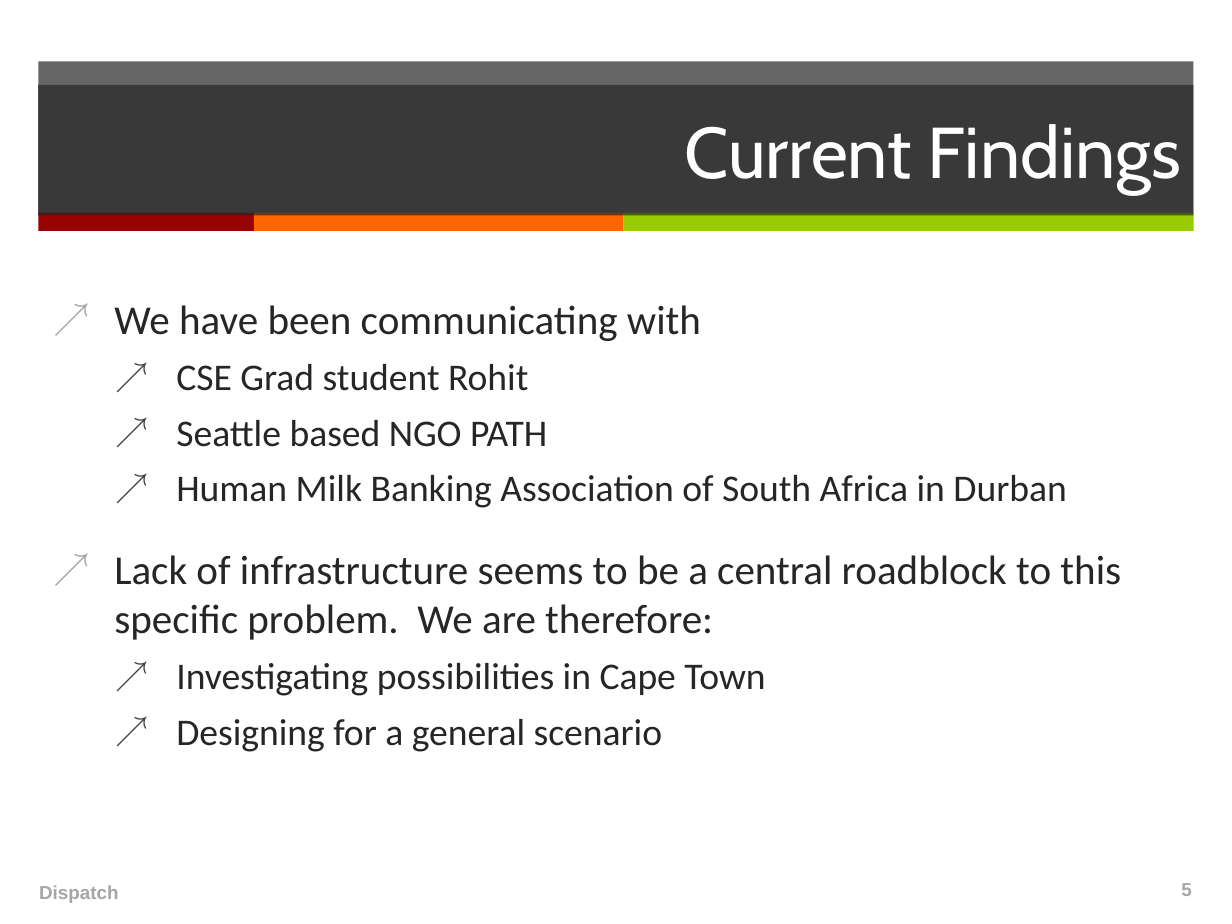
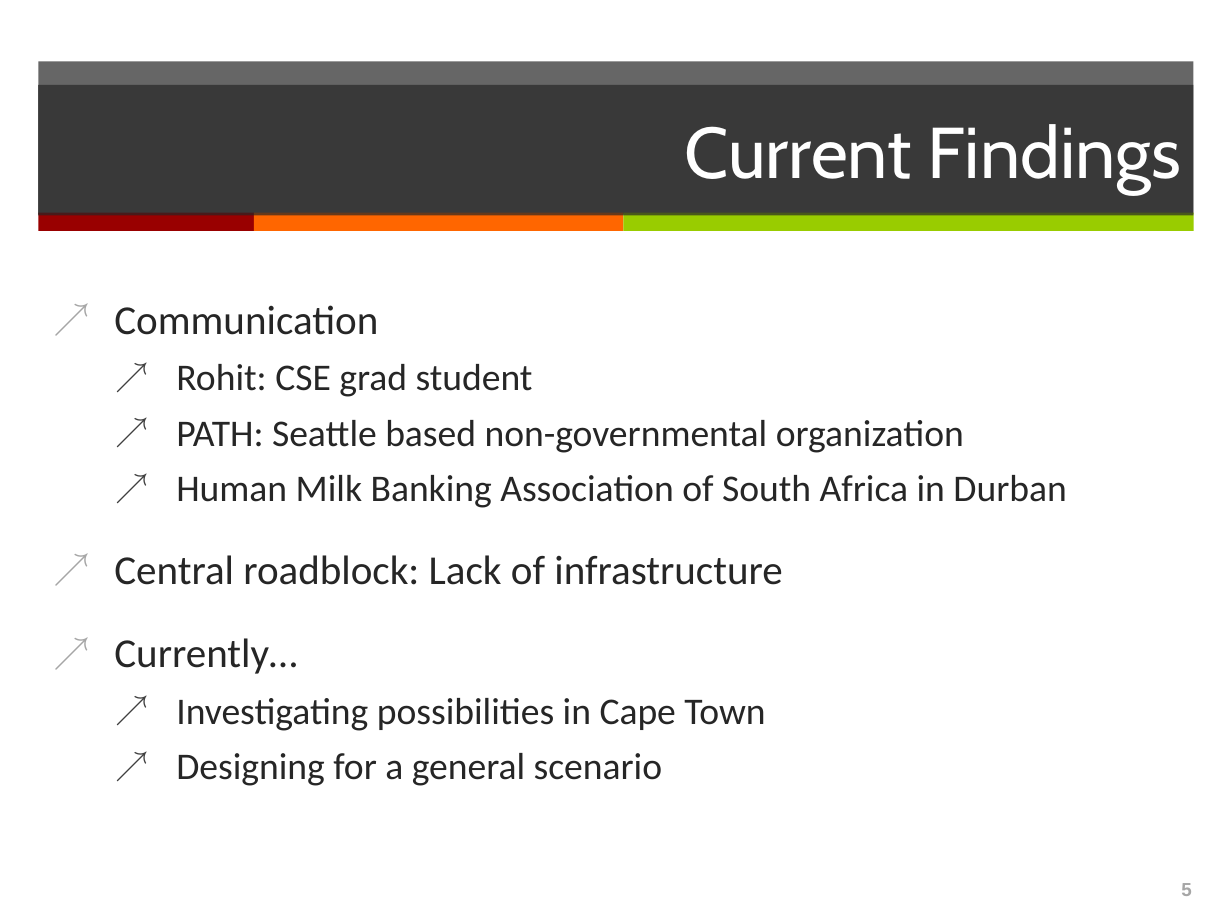
Before and after one commit to japacible/milk-banking-dispatch, a slide deck: slide 5 of presentations/presentation-draft-due-3-6.ppt. Drawn at 1232x924 pixels with LibreOffice and Linux fonts; fonts in the diff are those of the drawing. Boxes give left, top, right and bottom in pixels: in the first picture for what was removed or moved away, otherwise in the second. Text is boxed around its words. In the diff, an @@ line names an element or a change of style, - is before the commit and + after.

```diff
--- a/presentations/presentation-draft-due-3-6.ppt
+++ b/presentations/presentation-draft-due-3-6.ppt
@@ text at <box>114,305,964,453</box>: text changed @@
-↗ We have been communicating with
-  ↗ CSE Grad student Rohit
-  ↗ Seattle based NGO PATH
+↗ Communication
+  ↗ Rohit: CSE grad student
+  ↗ PATH: Seattle based non-governmental organization
@@ text at <box>114,555,782,674</box>: text changed @@
-↗ Lack of infrastructure seems to be a central roadblock to this specific problem. We are therefore:
+↗ Central roadblock: Lack of infrastructure
+↗ Currently…
@@ text removed at <box>39,885,119,903</box> @@
-Dispatch
```
Also in this commit, not shown: 7 other slides changed, 1 slide added.
